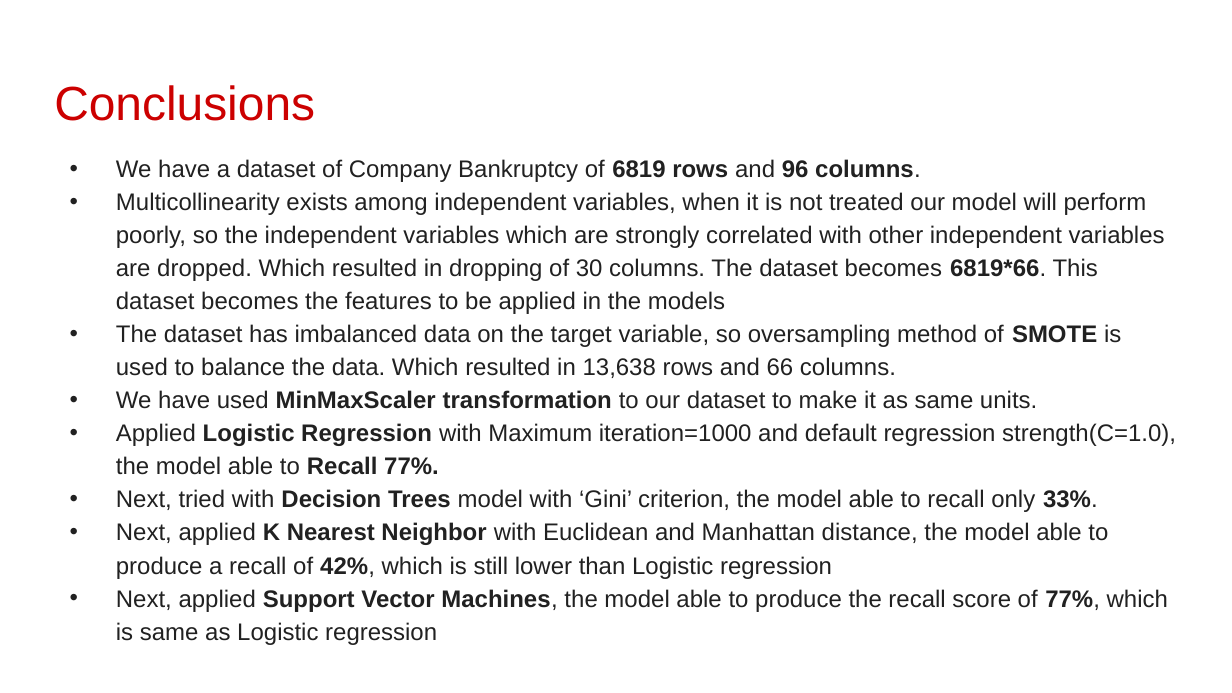
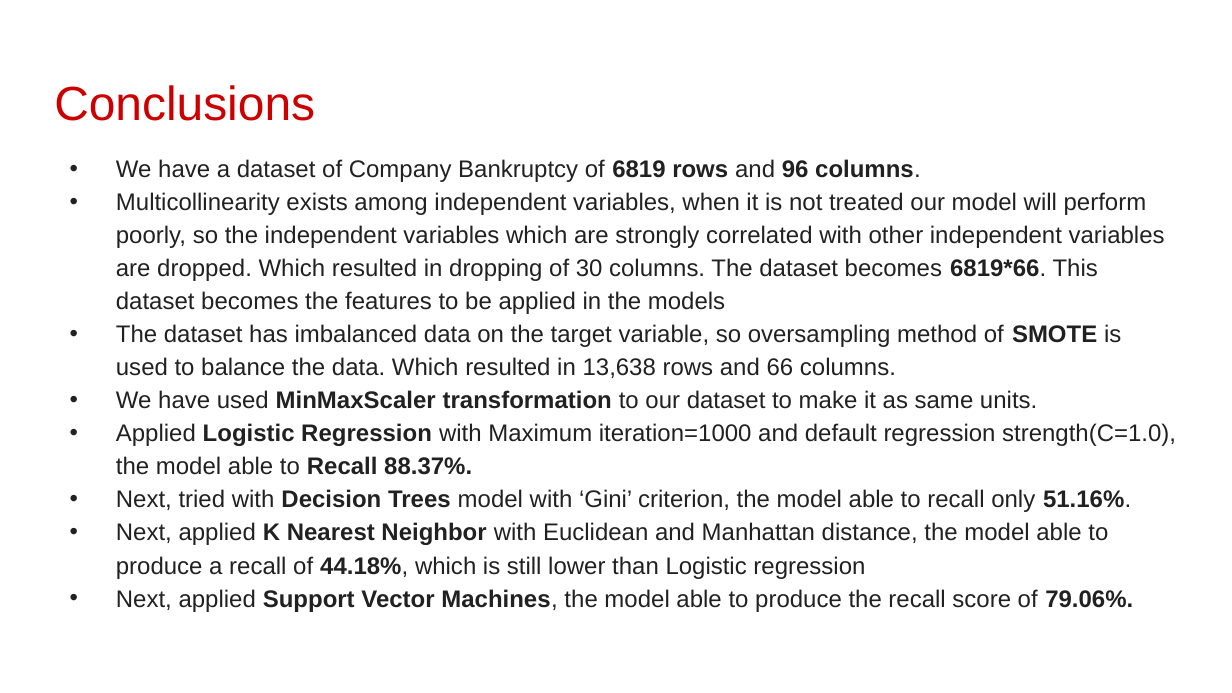
Before and after one commit to Thurab/Company_Bankruptcy_prediction_Classification_usecase, a slide deck: slide 26 of CapstoneProject_Company_Bankruptcy_prediction.pptx. Drawn at 1232x693 pixels with LibreOffice and Linux fonts; fonts in the diff are those of the drawing; background and template pictures are left out. Boxes give left, top, right and bottom in pixels: in the first picture for what was removed or moved away, otherwise in the second. Text is boxed around its words. In the diff, an @@ line names an element or a change of style, - is before the commit and + after.

```diff
--- a/CapstoneProject_Company_Bankruptcy_prediction.pptx
+++ b/CapstoneProject_Company_Bankruptcy_prediction.pptx
@@ text at [116,423,1176,612]: text changed @@
-• Applied Logistic Regression with Maximum iteration=1000 and default regression strength(C=1.0), the model able to Recall 77%.
-• Next, tried with Decision Trees model with ‘Gini’ criterion, the model able to recall only 33%.
-• Next, applied K Nearest Neighbor with Euclidean and Manhattan distance, the model able to produce a recall of 42%, which is still lower than Logistic regression
-• Next, applied Support Vector Machines, the model able to produce the recall score of 77%, which is same as Logistic regression
+• Applied Logistic Regression with Maximum iteration=1000 and default regression strength(C=1.0), the model able to Recall 88.37%.
+• Next, tried with Decision Trees model with ‘Gini’ criterion, the model able to recall only 51.16%.
+• Next, applied K Nearest Neighbor with Euclidean and Manhattan distance, the model able to produce a recall of 44.18%, which is still lower than Logistic regression
+• Next, applied Support Vector Machines, the model able to produce the recall score of 79.06%.
```
Also in this commit, not shown: 16 other slides changed, 6 slides added, 6 slides removed, 2 other files.
